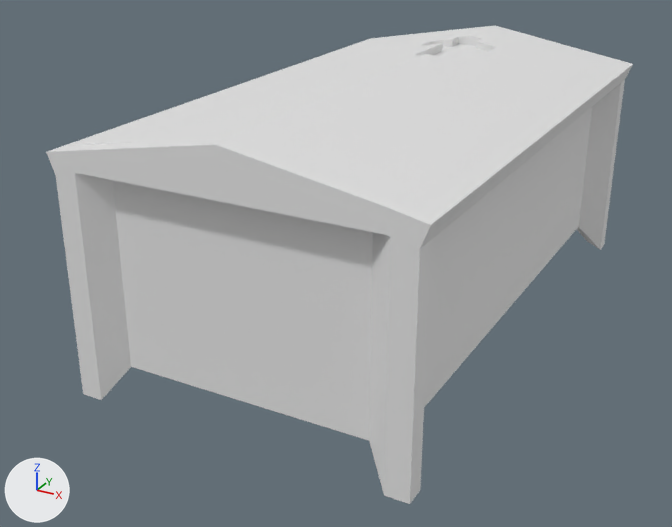
One commit to the Blender file Assets/Environment/Crypt/Crypt Coffin.blend: the scene before it, then after it.
Before and after are seen from a 50 mm lens placed at (4.27, -8.98, 3.57), pointed at (-0.37, -0.55, -0.64). The lights are fixed; the arrows at lower left show +X, +Y and +Z.
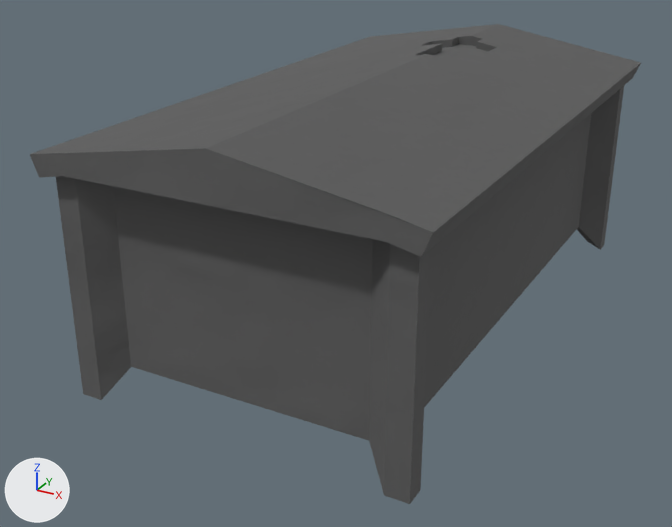
Commit message: Crypt Rooms finished

What differs and where, as boxes (x1, y1, x2, y2) in the pictures (672 x 527 px; the box of a moved part takes in the faces that stretch with it):
'Cube', reshaped: before (46, 26, 633, 504); after (30, 24, 641, 504)
part 1 of me_cube_001, moved or reshaped: before (47, 26, 633, 225); after (31, 24, 641, 232)
part 2 of me_cube_001, recoloured: (56, 36, 624, 504) in both

Edits to the bpy script that builds the scene:
```text
Add mat_material_001:
    mat_material_001 = bpy.data.materials.new('Material.001')
    # nodes: BsdfPrincipled, OutputMaterial, TexNoise, TexVoronoi
    # colours: dark grey #5e5e5e
Change me_cube_001:
    used by ob_cube; location = (0.0, 0.0, 0.0); rotation_euler = (0.0, 0.0, -1.571), in degrees (0, 0, -90)
    remove me_cube_001.from_pydata(...)  # 178 vertices, 85 faces, 4 loose edges; spans x -3.2..3.2, y -1.86..1.86, z -1.35..1.48
    add me_cube_001.from_pydata(...)  # 113 vertices, 85 faces, 1 loose edge; spans x -3.33..3.32, y -1.94..1.93, z -1.35..1.48
    me_cube_001 part 1
    65 vertices are removed from x -3.0..3.0, y -1.5..1.5, z 1.22..1.48
    8 faces are deleted
    3 loose edges are deleted
    4 vertices in x -3.2..-3.0, y -1.86..-1.78, z 0.94..1.14 move by (-0.13, -0.08, 0.0)
    4 vertices in x -3.2..-3.0, y 1.78..1.86, z 0.94..1.14 move by (-0.13, 0.07, 0.0)
    15 vertices move from x -3.2..3.2, y -1.86..1.86, z 0.94..1.48 to x -3.33..3.32, y -1.94..1.93, z 0.94..1.48
    8 new faces join them
    me_cube_001 part 2: 77 faces spanning x -3.33..3.32, y -1.94..1.93, z -1.35..1.48 switch from no material to mat_material_001
```
